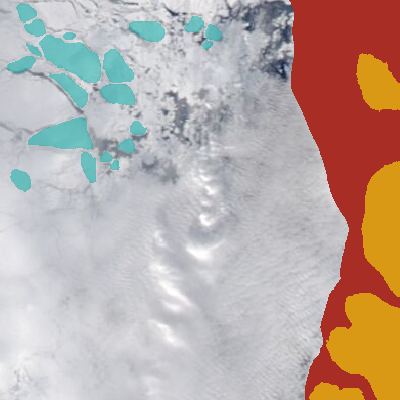
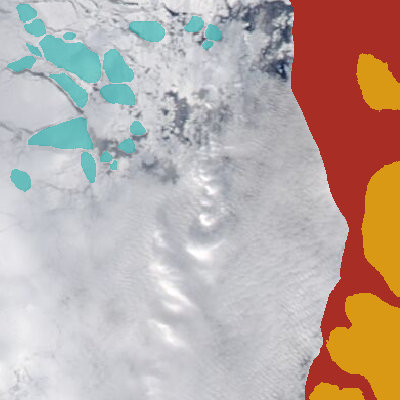
Comparing the layer stacks of the two (400, 400) images. Changes:
painted on "ice floes" (2nd of 2) over [7, 68, 147, 182]
